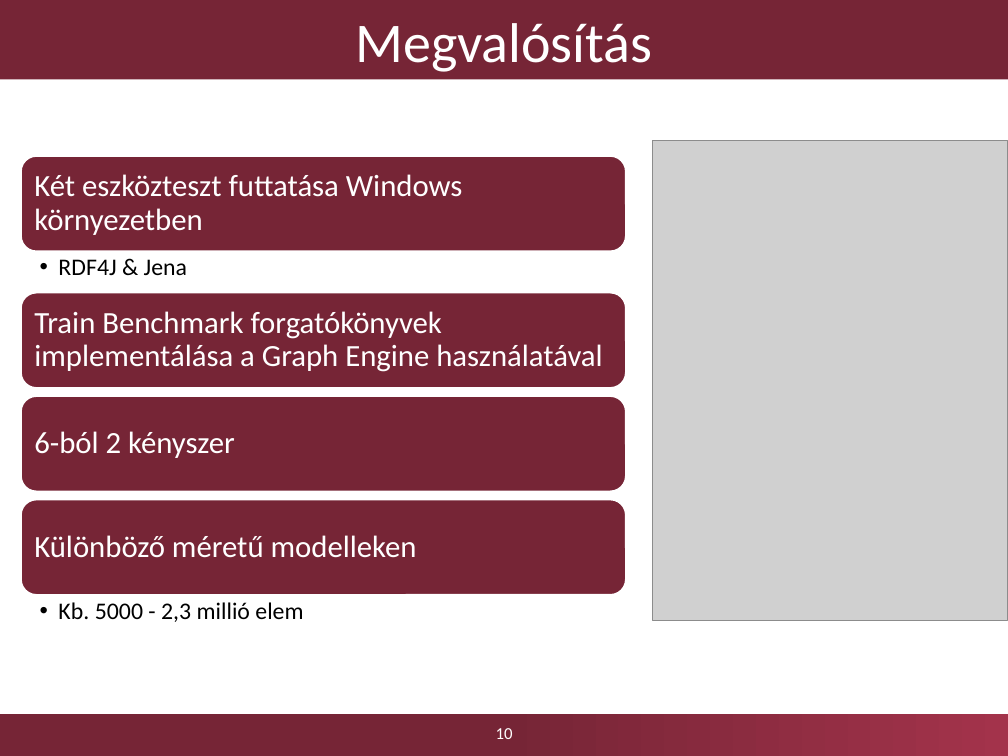
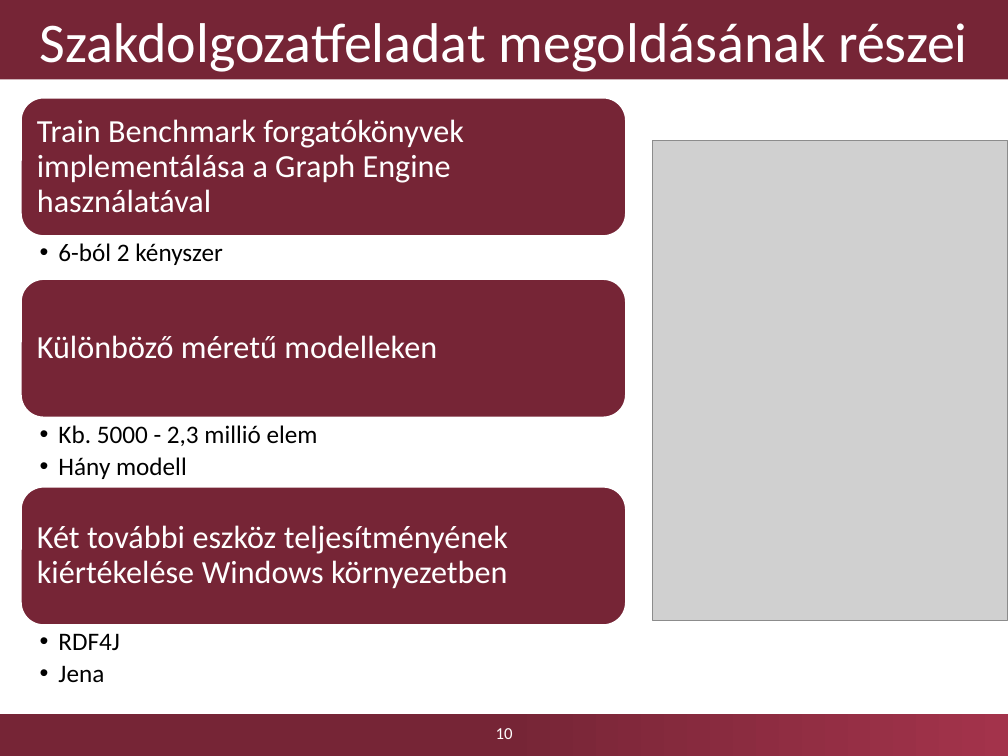
Before and after one commit to Kreestof/szakdolgozat-presentation, a slide deck: slide 10 of Dobosy_Kristof_szakdolgozat_2017_GraphEngine_0.pptx. Drawn at 1008x756 pixels with LibreOffice and Linux fonts; fonts in the diff are those of the drawing; grey boxes stand for pictures; background and template pictures are left out. Boxes give left, top, right and bottom in pixels: in the first picture for what was removed or moved away, otherwise in the second. Text is boxed around its words. In the diff, an @@ line names an element or a change of style, - is before the commit and + after.

```diff
--- a/Dobosy_Kristof_szakdolgozat_2017_GraphEngine_0.pptx
+++ b/Dobosy_Kristof_szakdolgozat_2017_GraphEngine_0.pptx
@@ title at [40, 23, 967, 72]: text changed @@
-Megvalósítás
+Szakdolgozatfeladat megoldásának részei
@@ rounded rectangle: place and size @@
-rounded rectangle at [20, 155, 626, 252]
+rounded rectangle at [20, 97, 626, 236]
@@ text "Train Benchmark forgatókönyvek implementálása a ...": place and size @@
-text "Train Benchmark forgatókönyvek implementálása a ..." at [34, 311, 602, 372]
+text "Train Benchmark forgatókönyvek implementálása a ..." at [37, 119, 464, 213]
@@ text "Train Benchmark forgatókönyvek implementálása a ..." at [37, 119, 464, 213]: size 22 to 23 pt @@
@@ text removed at [34, 174, 463, 235] @@
-Két eszközteszt futtatása Windows környezetben
@@ text "6-ból 2 kényszer": place and size @@
-text "6-ból 2 kényszer" at [34, 431, 235, 458]
+text "6-ból 2 kényszer" at [58, 243, 222, 265]
@@ text "6-ból 2 kényszer" at [58, 243, 222, 265]: size 22 to 18 pt, text colour #FFFFFF to #000000; bullet none to •; list level 1 to 2 in "6-ból 2 kényszer"; vertical alignment middle to top @@
@@ rounded rectangle: place and size @@
-rounded rectangle at [20, 292, 626, 389]
+rounded rectangle at [20, 278, 626, 417]
@@ text "Különböző méretű modelleken" at [37, 335, 437, 359]: size 22 to 23 pt @@
@@ text "Különböző méretű modelleken": place and size @@
-text "Különböző méretű modelleken" at [34, 535, 417, 558]
+text "Különböző méretű modelleken" at [37, 335, 437, 359]
@@ text "Kb. 5000 - 2,3 millió ...": place and size @@
-text "Kb. 5000 - 2,3 millió ..." at [58, 602, 303, 622]
+text "Kb. 5000 - 2,3 millió ..." at [58, 425, 318, 479]
@@ rounded rectangle removed at [20, 395, 626, 492] @@
@@ text at [58, 425, 318, 446]: size 17 to 18 pt in "Kb. 5000 - 2,3 millió elem" @@
@@ text at [58, 457, 187, 479]: paragraph added @@
+  • Hány modell
@@ rounded rectangle: place and size @@
-rounded rectangle at [20, 499, 626, 596]
+rounded rectangle at [20, 486, 626, 625]
@@ text added at [37, 525, 508, 589], 23 pt, text #FFFFFF @@
+Két további eszköz teljesítményének kiértékelése Windows környezetben
@@ text at [58, 633, 119, 682]: text changed; size 17 to 18 pt @@
-  • RDF4J & Jena
+  • RDF4J
+  • Jena
```
Also in this commit, not shown: 7 other slides changed, 1 other file.
